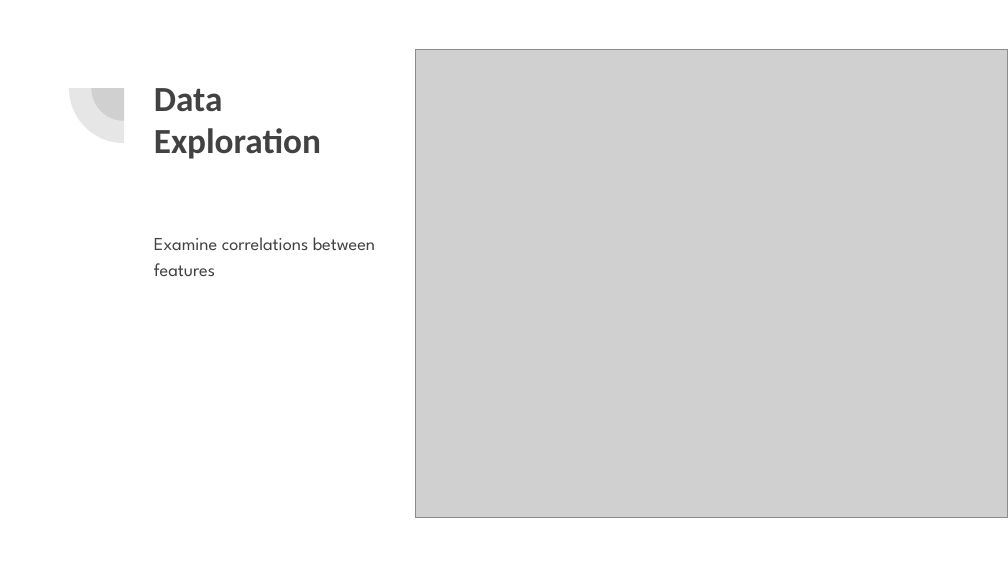
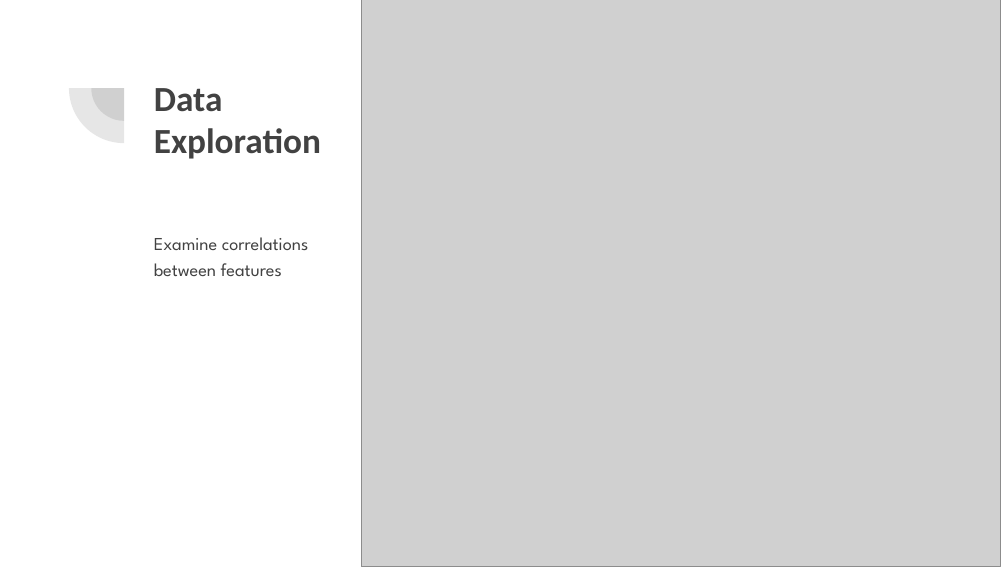
Before and after one commit to lykkelig/Group6_Final_Project, a slide deck: slide 7 of Presentation/Final Project Presentation.pptx. Drawn at 1008x567 pixels with LibreOffice and Linux fonts; fonts in the diff are those of the drawing; grey boxes stand for pictures. Boxes give left, top, right and bottom in pixels: in the first picture for what was removed or moved away, otherwise in the second. Text is boxed around its words. In the diff, an @@ line names an element or a change of style, - is before the commit and + after.

```diff
--- a/Presentation/Final Project Presentation.pptx
+++ b/Presentation/Final Project Presentation.pptx
@@ picture: place and size @@
-picture at <box>415,49,1007,518</box>
+picture at <box>361,0,1000,566</box>
@@ text "Examine correlations between features" rewrapped from <box>154,237,375,276</box> to <box>154,237,309,276</box> @@
```
Also in this commit, not shown: 4 other slides changed, 2 slides removed, 1 other file.
